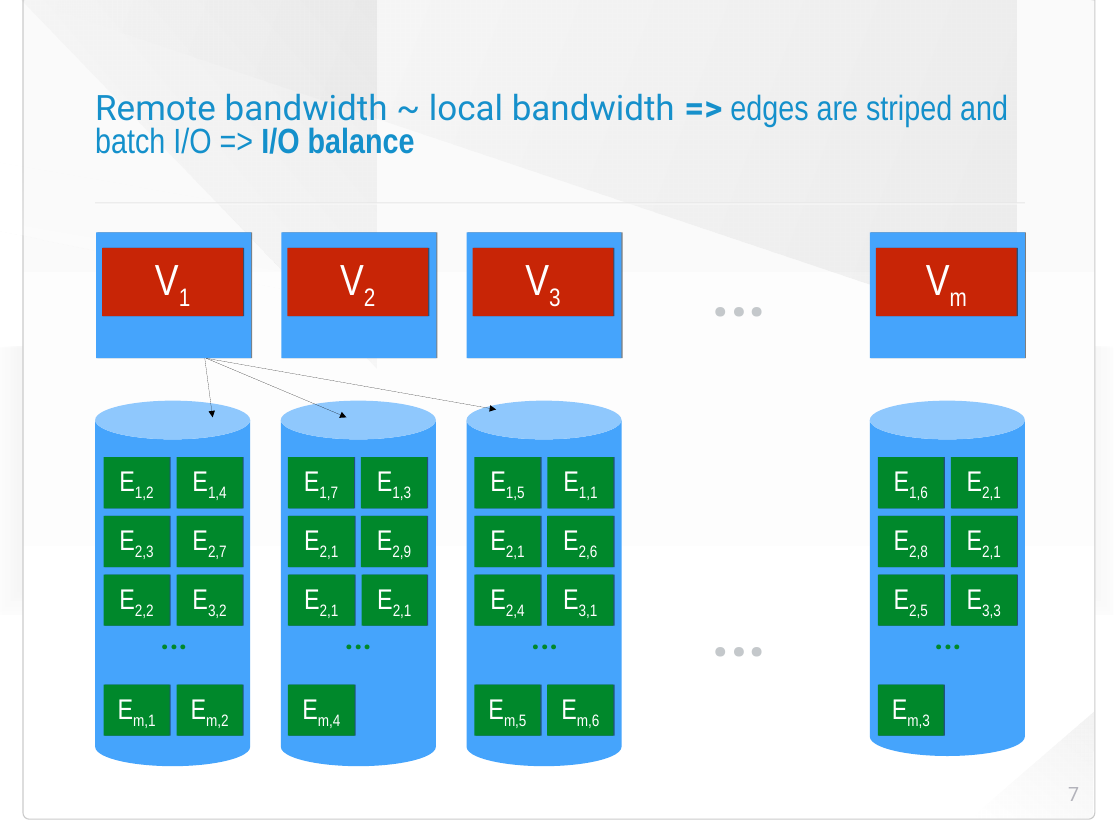
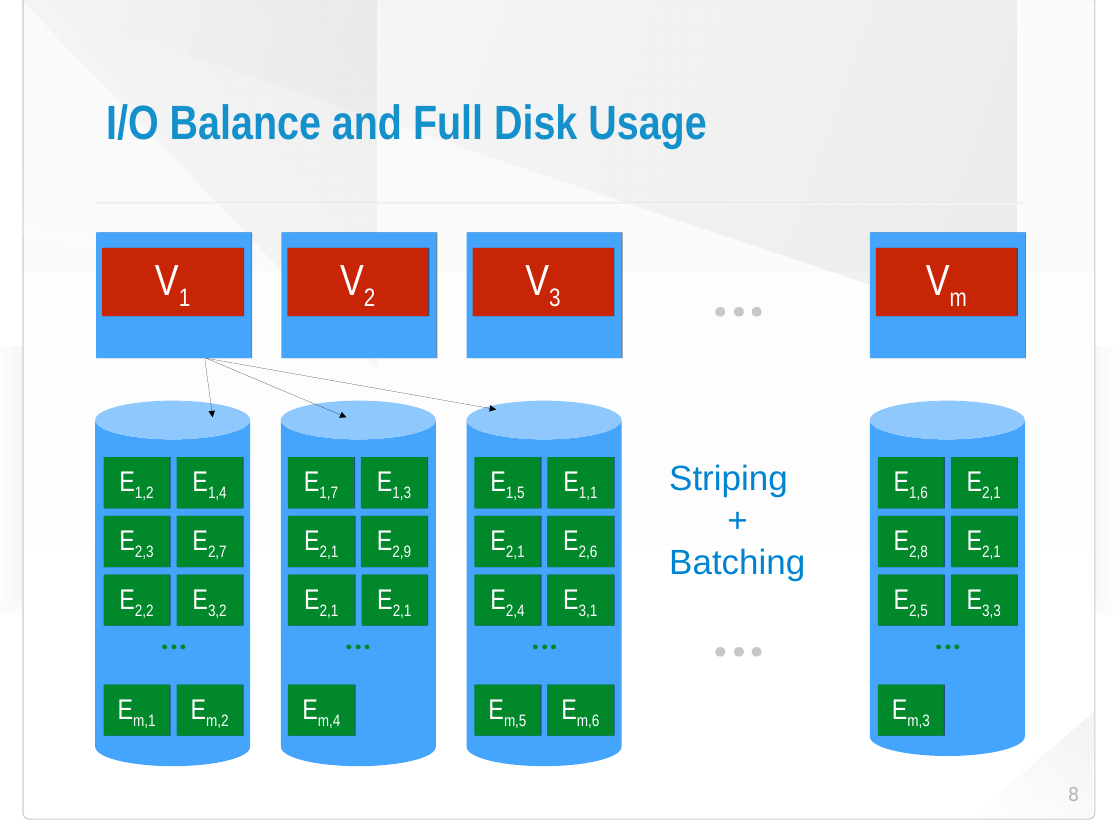
Before and after one commit to HaprianVlad/chaos, a slide deck: slide 8 of presentation.odp (slide 7 before the commit). Drawn at 1120x840 pixels with LibreOffice and Linux fonts; fonts in the diff are those of the drawing; background and template pictures are left out. Boxes give left, top, right and bottom in pixels: in the first picture for what was removed or moved away, otherwise in the second. Text is boxed around its words. In the diff, an @@ line names an element or a change of style, - is before the commit and + after.

```diff
--- a/presentation.odp
+++ b/presentation.odp
@@ title at bbox=[106, 104, 706, 148]: text changed; size 32 to 44 pt; bold on @@
-Remote bandwidth ~ local bandwidth => edges are striped and batch I/O => I/O balance
+I/O Balance and Full Disk Usage
@@ text added at bbox=[669, 464, 805, 581], 32 pt, text #0084D1 @@
+Striping
++
+Batching
@@ page number at bbox=[1068, 787, 1079, 801]: text changed @@
-7
+8
```
Also in this commit, not shown: 31 other slides changed, 6 slides added, 1 slide removed, 4 other files.
